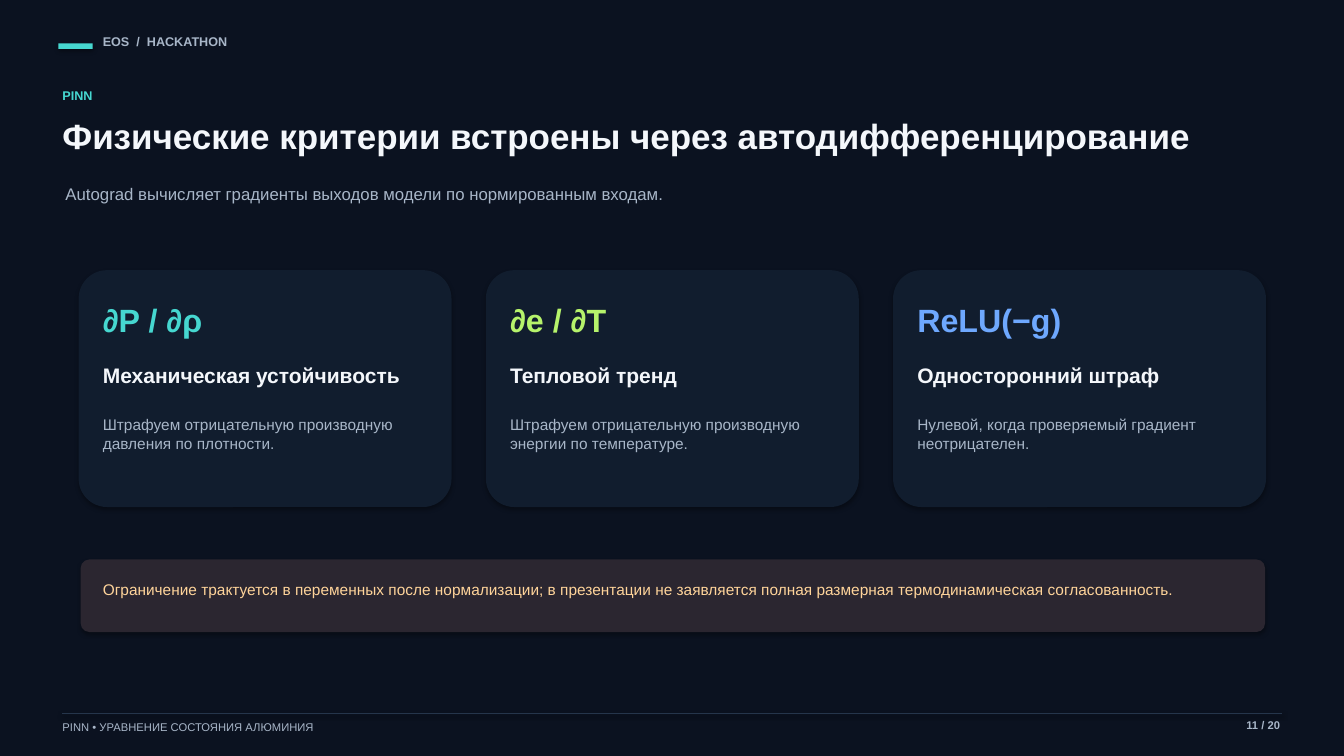
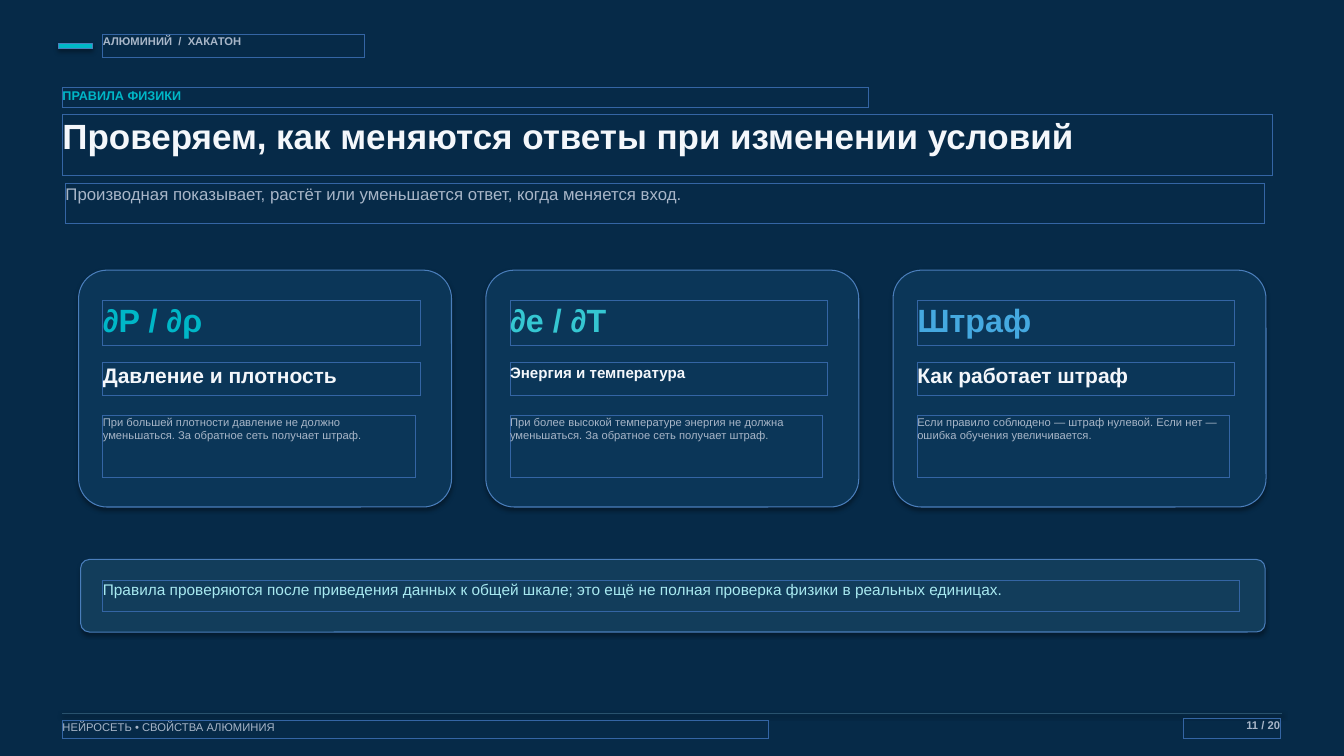
Before and after one commit to AtesiT/testPresentation, a slide deck: slide 11 of Презентация_хакатон_EOS_алюминия.pptx. Drawn at 1344x756 pixels with LibreOffice and Linux fonts; fonts in the diff are those of the drawing. Boxes give left, top, right and bottom in pixels: in the first picture for what was removed or moved away, otherwise in the second. Text is boxed around its words. In the diff, an @@ line names an element or a change of style, - is before the commit and + after.

```diff
--- a/Презентация_хакатон_EOS_алюминия.pptx
+++ b/Презентация_хакатон_EOS_алюминия.pptx
@@ background #0B1220 to #062A48 @@
@@ rectangle at (58, 43, 93, 49): fill #46D7D0 to #00B7C7 @@
@@ text at (103, 36, 241, 45): text changed; size 9 to 8 pt @@
-EOS / HACKATHON
+АЛЮМИНИЙ / ХАКАТОН
@@ text at (62, 90, 182, 103): text changed; text colour #46D7D0 to #00B7C7 @@
-PINN
+ПРАВИЛА ФИЗИКИ
@@ text at (62, 121, 1074, 156): text changed @@
-Физические критерии встроены через автодифференцирование
+Проверяем, как меняются ответы при изменении условий
@@ text at (65, 186, 682, 204): text changed @@
-Autograd вычисляет градиенты выходов модели по нормированным входам.
+Производная показывает, растёт или уменьшается ответ, когда меняется вход.
@@ fill #111D2E to #0B3658 in 3 elements at (79, 270, 452, 507), (486, 270, 859, 507), (893, 270, 1266, 507) @@
@@ text "∂P / ∂ρ" at (103, 309, 202, 338): text colour #46D7D0 to #00B7C7 @@
@@ text "∂e / ∂T" at (510, 306, 607, 338): text colour #B6F36B to #35C7D2 @@
@@ text at (917, 306, 1031, 338): text changed; text colour #6EA8FE to #45A9E0 @@
-ReLU(−g)
+Штраф
@@ text at (103, 368, 337, 388): text changed @@
-Механическая устойчивость
+Давление и плотность
@@ text at (510, 365, 686, 381): text changed; size 15 to 10.8 pt @@
-Тепловой тренд
+Энергия и температура
@@ text at (917, 367, 1128, 388): text changed @@
-Односторонний штраф
+Как работает штраф
@@ text at (103, 418, 361, 442): text changed; size 11 to 8 pt @@
-Штрафуем отрицательную производную давления по плотности.
+При большей плотности давление не должно уменьшаться. За обратное сеть получает штраф.
@@ text at (510, 417, 784, 442): text changed; size 11 to 8 pt @@
-Штрафуем отрицательную производную энергии по температуре.
+При более высокой температуре энергия не должна уменьшаться. За обратное сеть получает штраф.
@@ text at (917, 417, 1202, 442): text changed; size 11 to 8 pt @@
-Нулевой, когда проверяемый градиент неотрицателен.
+Если правило соблюдено — штраф нулевой. Если нет — ошибка обучения увеличивается.
@@ rounded rectangle at (81, 560, 1265, 632): fill #2B2630 to #123D5B @@
@@ text at (103, 583, 1001, 598): text changed; text colour #FFD49A to #A8E9F0 @@
-Ограничение трактуется в переменных после нормализации; в презентации не заявляется полная размерная термодинамическая согласованность.
+Правила проверяются после приведения данных к общей шкале; это ещё не полная проверка физики в реальных единицах.
@@ line (63, 714) - (1282, 714): stroke #25354B 0.8 pt to #28516D 0.8 pt @@
@@ text at (62, 723, 275, 734): text changed @@
-PINN • УРАВНЕНИЕ СОСТОЯНИЯ АЛЮМИНИЯ
+НЕЙРОСЕТЬ • СВОЙСТВА АЛЮМИНИЯ
```
Also in this commit, not shown: 19 other slides changed.
